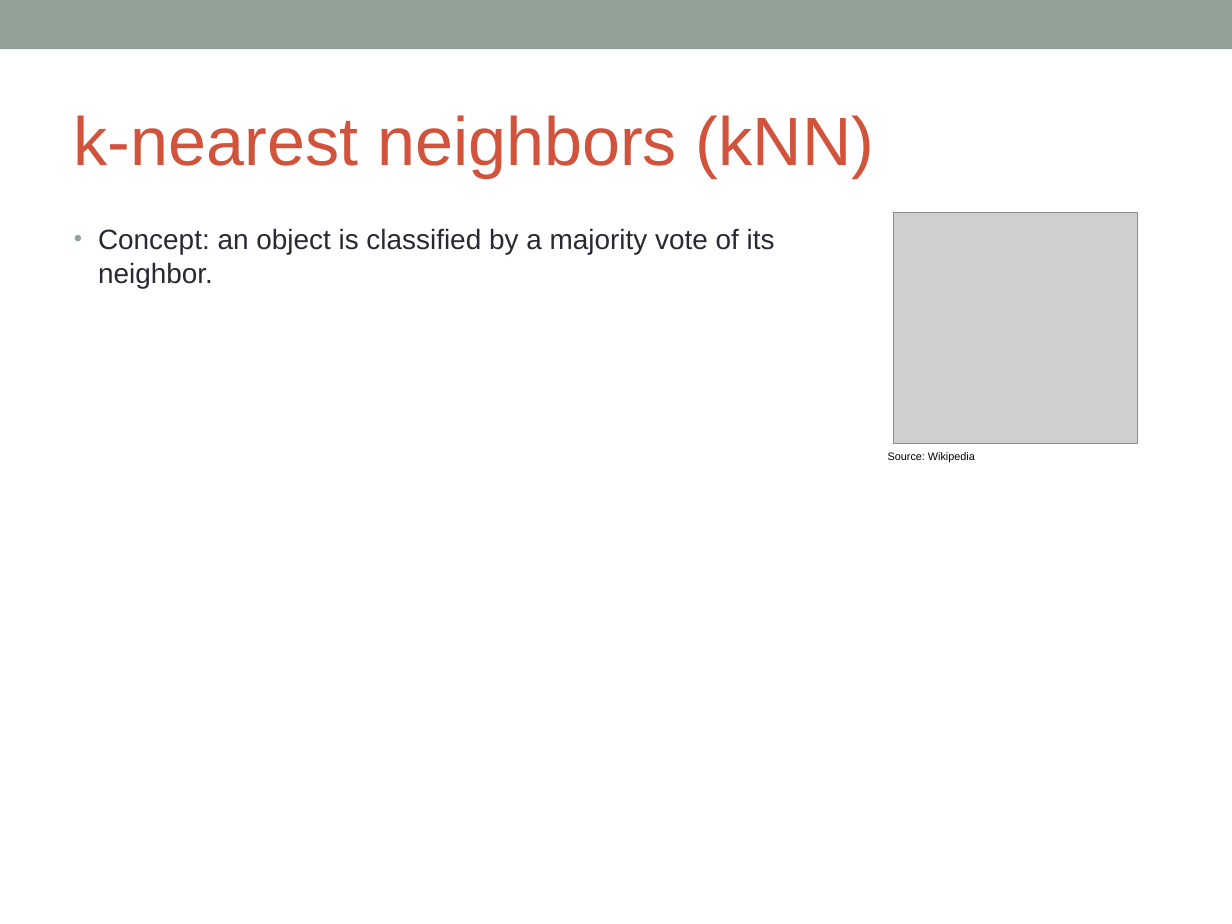
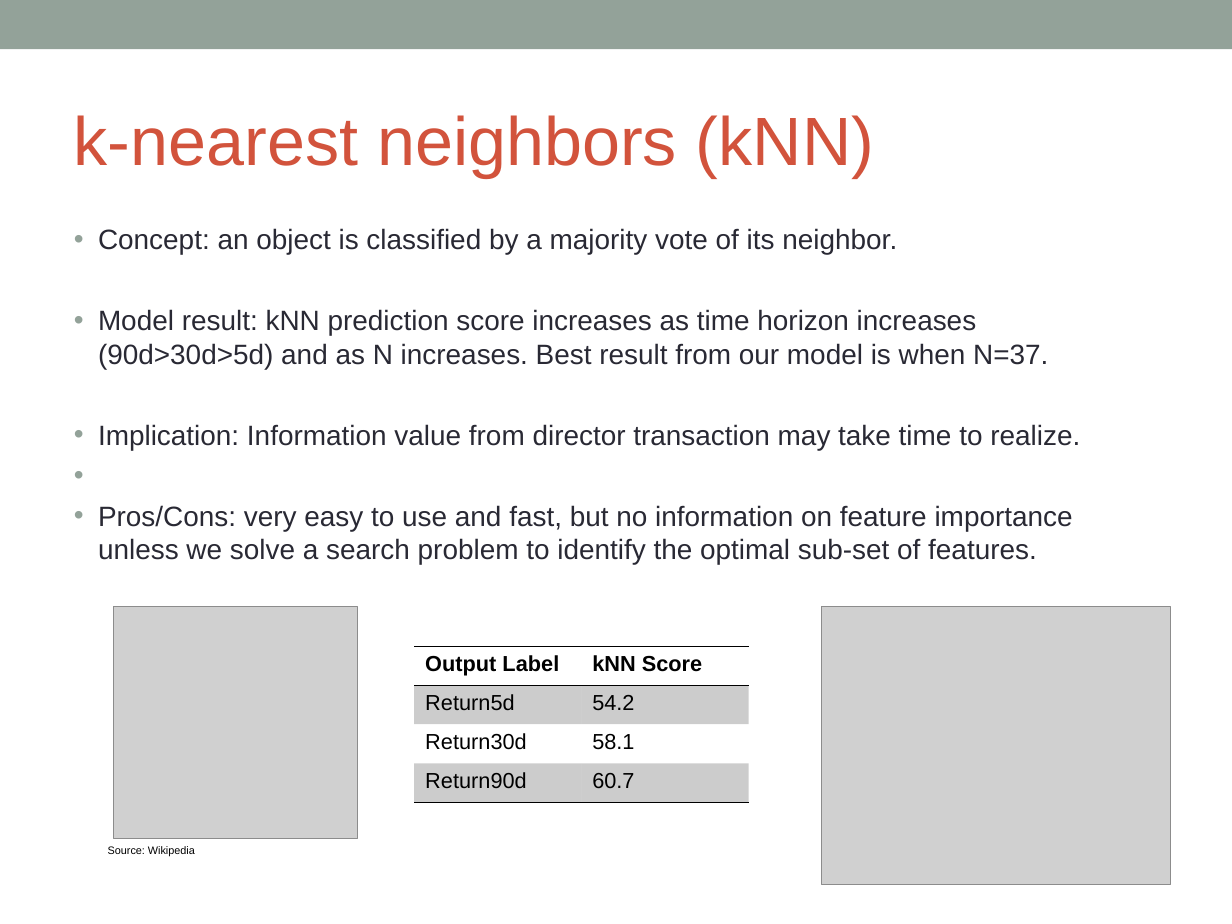
Before and after one commit to gafung/CIML, a slide deck: slide 6 of CIML presentation.ppt (slide 5 before the commit). Drawn at 1232x924 pixels with LibreOffice and Linux fonts; fonts in the diff are those of the drawing; grey boxes stand for pictures. Boxes give left, top, right and bottom in pixels: in the first picture for what was removed or moved away, otherwise in the second. Text is boxed around its words. In the diff, an @@ line names an element or a change of style, - is before the commit and + after.

```diff
--- a/CIML presentation.ppt
+++ b/CIML presentation.ppt
@@ text removed at (98, 228, 775, 288) @@
-• Concept: an object is classified by a majority vote of its neighbor.
@@ text added at (98, 228, 1080, 565), 18 pt, text #292934 @@
+• Concept: an object is classified by a majority vote of its neighbor.
+• Model result: kNN prediction score increases as time horizon increases (90d>30d>5d) and as N increases. Best result from our model is when N=37.
+• Implication: Information value from director transaction may take time to realize.
+• Pros/Cons: very easy to use and fast, but no information on feature importance unless we solve a search problem to identify the optimal sub-set of features.
@@ picture: place and size @@
-picture at (893, 212, 1137, 444)
+picture at (113, 607, 357, 838)
@@ picture added at (822, 607, 1171, 884) @@
@@ table added at (415, 646, 749, 803), 4 rows, 2 columns @@
+Output Label | kNN Score
+Return5d | 54.2
+Return30d | 58.1
+Return90d | 60.7
@@ text "Source: Wikipedia": place and size @@
-text "Source: Wikipedia" at (888, 452, 975, 462)
+text "Source: Wikipedia" at (108, 846, 195, 857)
```
Also in this commit, not shown: 2 other slides changed, 2 slides added, 1 slide removed.
